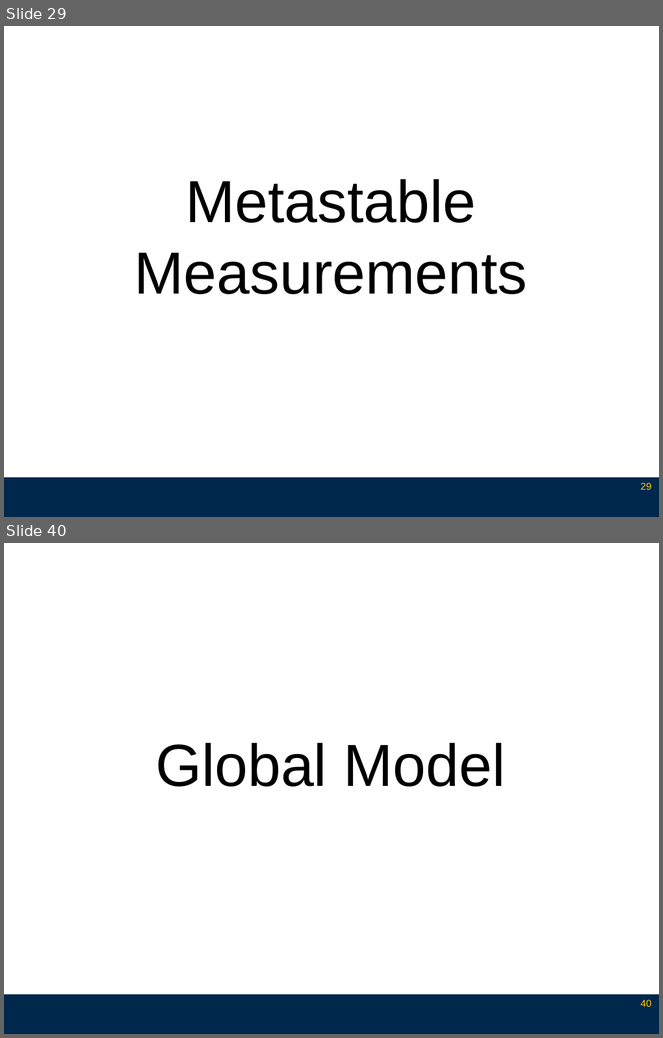
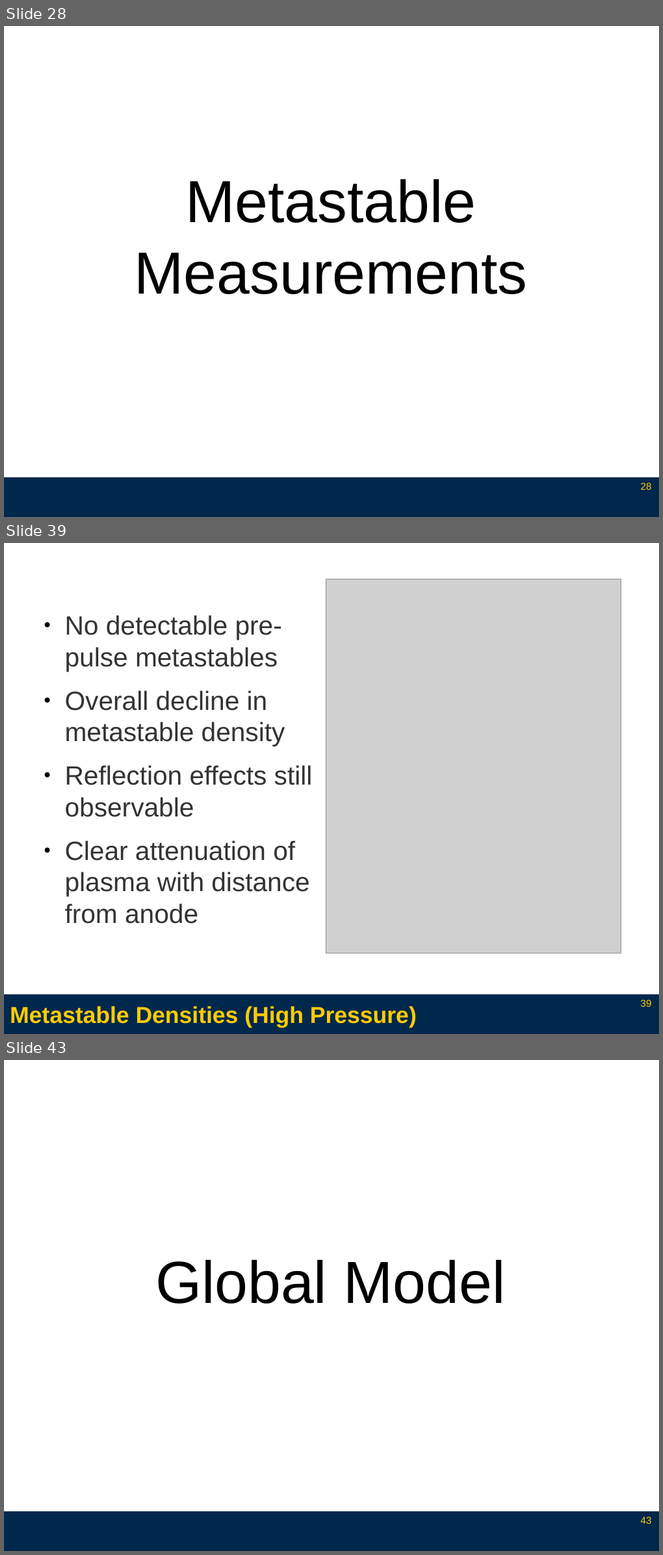
Before and after one commit to l3enny/dissertation, a slide deck: defense/presentation_annotated.odp. Shown one above the other, each under a label of ours: slides 29 and 40 before the commit, slides 28, 39 and 43 after it; the slides between them are not shown. The pictures are 663x1038 and 663x1555 pixels, drawn with LibreOffice and Linux fonts; fonts in the diff are those of the drawing; grey boxes stand for pictures. Boxes give left, top, right and bottom in pixels: in the first picture for what was removed or moved away, otherwise in the second. Text is boxed around its words. In the diff, an @@ line names an element or a change of style, - is before the commit and + after.

Commit message:
Finished with text additions for previous slides.

```diff
--- a/defense/presentation_annotated.odp
+++ b/defense/presentation_annotated.odp
@@ slide 39 added at [4,543,659,1034], background #FFFFFF; not listed: 1 template element that a slide beside it also shows @@
@@ picture added at [326,579,621,954] @@
@@ text added at [65,615,313,924], 32 pt, text #333333 @@
+● No detectable pre-pulse metastables
+● Overall decline in metastable density
+● Reflection effects still observable
+● Clear attenuation of plasma with distance from anode
@@ title added at [10,1006,417,1028], 28 pt, text #FFCB05, bold @@
+Metastable Densities (High Pressure)
@@ page number added at [641,1000,652,1007], 12 pt, text #FFCB05 @@
+39
@@ what was slide 29 is now slide 28 @@
@@ page number at [641,483,652,490]: text changed @@
-29
+28
@@ what was slide 40 is now slide 43 @@
@@ page number at [641,1517,652,1524]: text changed @@
-40
+43
```
Also in this commit, not shown: 18 slides changed, 11 other slides added, 7 slides removed, 13 other files.
